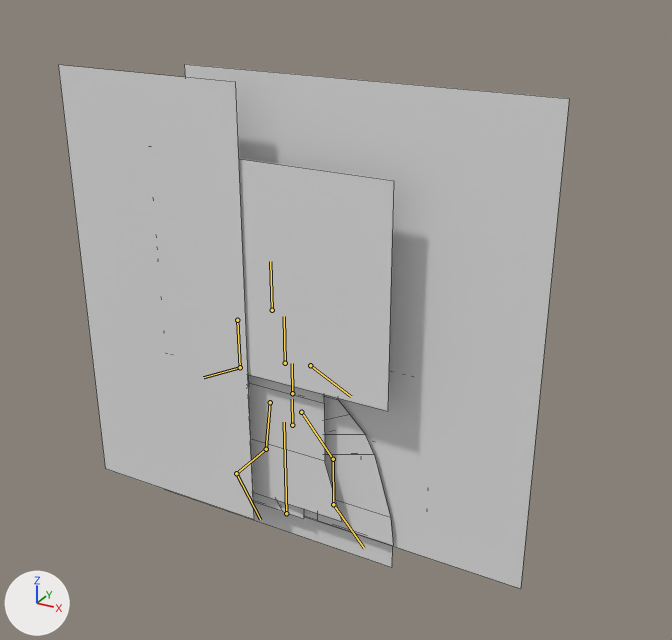
Renders of the FBX model Unity/Assets/Arcadians/AvatarMale/avatarMale.fbx from each side of a commit.
One viewpoint serves both versions: a 50 mm camera at (4.09, -6.43, 5.41) aimed at (0.42, 0.25, 2.07). The axes (+X, +Y, +Z) are drawn at lower left. The lights are the same throughout. The bones that bend it are drawn over the model as lines. Mesh edges are drawn as thin lines.

Names of what the first picture shows: 'avatar.Male'.
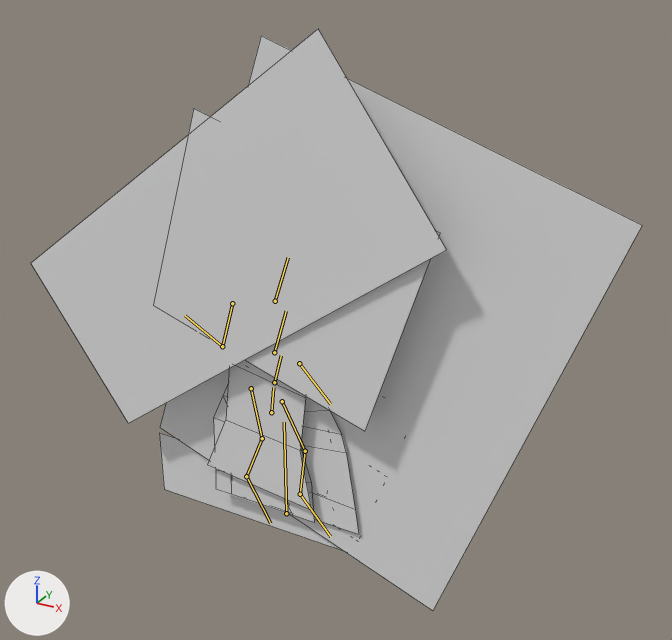
The newer file adds an action. The first version stands in its rest pose; the second is drawn at frame 33 of the action 'male.armature|f.lose'.

Pixel boxes [x1, y1, x2, y2] of what changed, in the pictures (672 x 640 px):
'avatar.Male', posed (20% wider, 11% taller): before [58, 64, 569, 589]; after [31, 29, 642, 610]
bone 'b_Spine.001', root to tip: before (292, 425) to (292, 399); after (271, 412) to (273, 387)
bone 'b_Spine.002', root to tip: before (292, 393) to (292, 363); after (274, 382) to (281, 355)
bone 'b_Spine.003', root to tip: before (285, 363) to (284, 316); after (274, 352) to (286, 311)
bone 'b_Head', root to tip: before (272, 310) to (270, 261); after (275, 301) to (288, 257)
bone 'b_LArm', root to tip: before (310, 365) to (351, 396); after (299, 363) to (330, 404)
bone 'b_RArm.001', root to tip: before (237, 320) to (240, 367); after (232, 303) to (222, 346)
bone 'b_RArm.002', root to tip: before (240, 367) to (203, 377); after (222, 346) to (185, 315)
bone 'b_LLeg.001', root to tip: before (301, 412) to (333, 459); after (282, 401) to (305, 451)
bone 'b_LLeg.002', root to tip: before (333, 459) to (333, 504); after (305, 451) to (300, 494)
bone 'b_LFoot', root to tip: before (333, 504) to (364, 548); after (300, 494) to (330, 536)
bone 'b_RLeg.001', root to tip: before (270, 402) to (266, 449); after (251, 388) to (262, 438)
bone 'b_RLeg.002', root to tip: before (266, 449) to (236, 473); after (262, 438) to (246, 476)
bone 'b_RFoot', root to tip: before (236, 473) to (260, 519); after (246, 476) to (270, 523)

The change in detail:
Bone 'b_Spine.001' (bone_b_spine_001) moves from (0.0, 0.0, 0.0) to (-0.228, 0.07, 0.0).
Bone 'b_Spine.001' (bone_b_spine_001) turns from (0, 0, 0) to (0, 0, -7) degrees about its own x, y and z.
Bone 'b_Spine.002' (bone_b_spine_002) turns from (0, 0, 0) to (0, 0, -8) degrees about its own x, y and z.
Bone 'b_Spine.003' (bone_b_spine_003) turns from (0, 0, 0) to (0, 0, -3) degrees about its own x, y and z.
Bone 'b_Head' (bone_b_head) turns from (0, 0, 0) to (0, 0, -1) degrees about its own x, y and z.
Bone 'b_LArm' (bone_b_larm) turns from (0, 0, 0) to (0, 0, -2) degrees about its own x, y and z.
Bone 'b_RArm.001' (bone_b_rarm_001) moves from (0.0, 0.0, 0.0) to (0.034, 0.066, 0.0).
Bone 'b_RArm.002' (bone_b_rarm_002) turns from (0, 0, 0) to (0, 0, -38) degrees about its own x, y and z.
Bone 'b_LLeg.001' (bone_b_lleg_001) turns from (0, 0, 0) to (0, 0, -6) degrees about its own x, y and z.
Bone 'b_LLeg.002' (bone_b_lleg_002) turns from (0, 0, 0) to (0, 0, 5) degrees about its own x, y and z.
Bone 'b_LFoot' (bone_b_lfoot) turns from (0, 0, 0) to (0, 0, 7) degrees about its own x, y and z.
Bone 'b_RLeg.001' (bone_b_rleg_001) turns from (0, 0, 0) to (0, 0, 24) degrees about its own x, y and z.
Bone 'b_RLeg.002' (bone_b_rleg_002) turns from (0, 0, 0) to (0, 0, 3) degrees about its own x, y and z.
Bone 'b_RFoot' (bone_b_rfoot) turns from (0, 0, 0) to (0, 0, -21) degrees about its own x, y and z.
